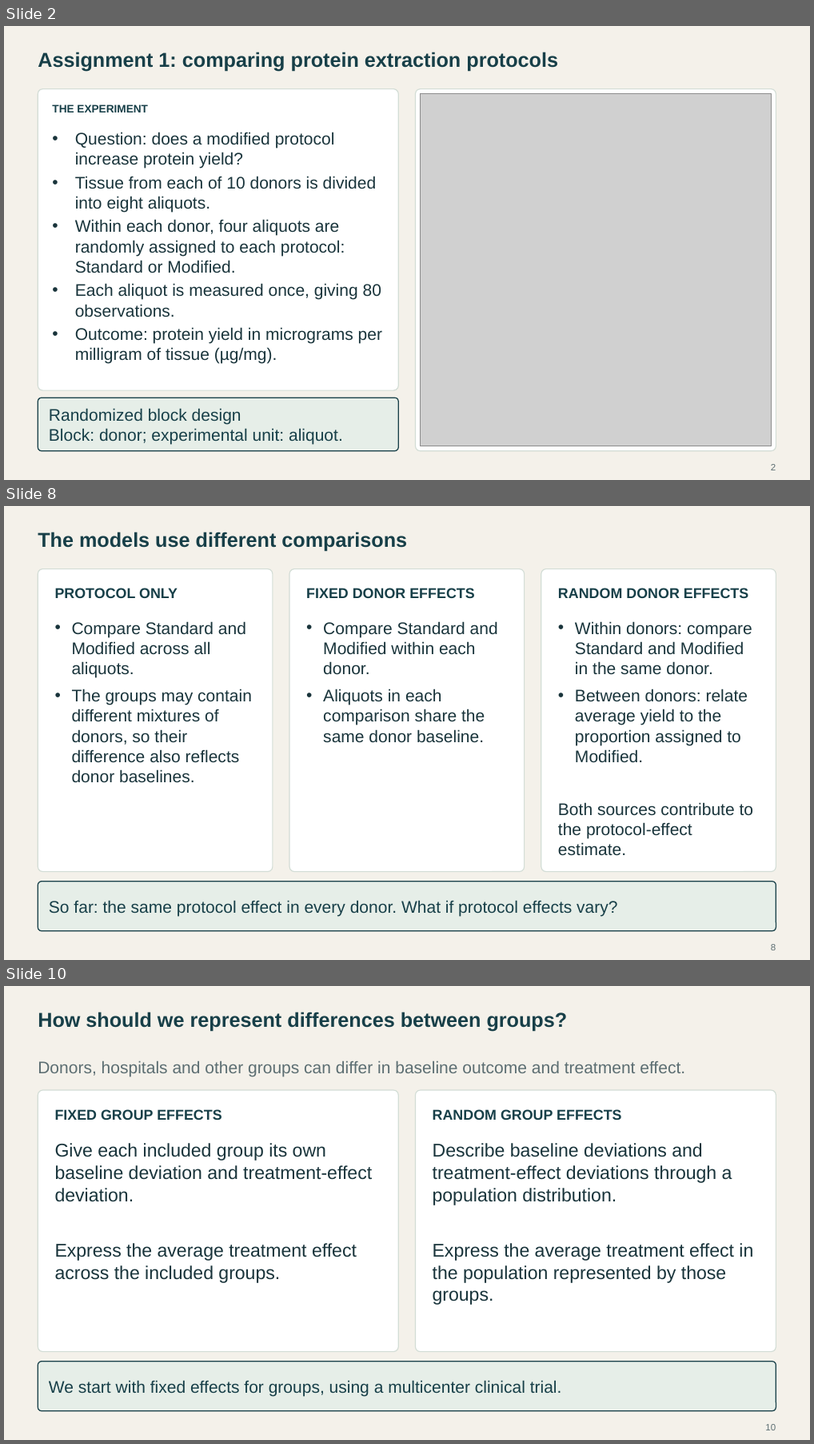
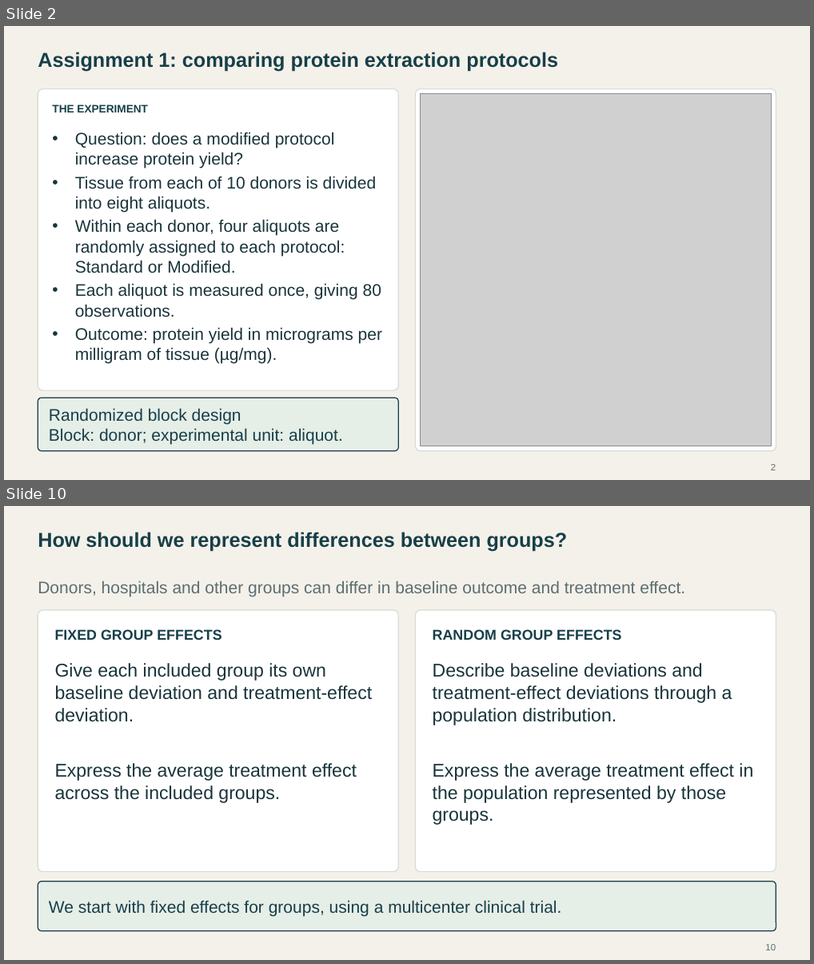
Before and after one commit to Postmus/BeyondMLR, a slide deck: lectures_2627/week2/Beyond_MLR_Week_2.pptx. Shown one above the other, each under a label of ours: slides 2, 8 and 10 before the commit, slides 2 and 10 after it; the slides between them are not shown. The pictures are 814x1444 and 814x964 pixels, drawn with LibreOffice and Linux fonts; fonts in the diff are those of the drawing; grey boxes stand for pictures. Boxes give left, top, right and bottom in pixels: in the first picture for what was removed or moved away, otherwise in the second. Text is boxed around its words. In the diff, an @@ line names an element or a change of style, - is before the commit and + after.

```diff
--- a/lectures_2627/week2/Beyond_MLR_Week_2.pptx
+++ b/lectures_2627/week2/Beyond_MLR_Week_2.pptx
@@ slide 8 removed at (x1=4, y1=506, x2=810, y2=960), background #F4F1EA @@
@@ text removed at (x1=38, y1=532, x2=407, y2=552) @@
-The models use different comparisons
@@ rounded rectangle removed at (x1=38, y1=569, x2=273, y2=872) @@
@@ rounded rectangle removed at (x1=290, y1=569, x2=524, y2=872) @@
@@ rounded rectangle removed at (x1=542, y1=569, x2=777, y2=872) @@
@@ text removed at (x1=55, y1=588, x2=178, y2=598) @@
-PROTOCOL ONLY
@@ text removed at (x1=306, y1=588, x2=474, y2=598) @@
-FIXED DONOR EFFECTS
@@ text removed at (x1=558, y1=588, x2=749, y2=598) @@
-RANDOM DONOR EFFECTS
@@ text removed at (x1=72, y1=621, x2=246, y2=678) @@
-• Compare Standard and Modified across all aliquots.
@@ text removed at (x1=323, y1=621, x2=498, y2=675) @@
-• Compare Standard and Modified within each donor.
@@ text removed at (x1=575, y1=621, x2=753, y2=675) @@
-• Within donors: compare Standard and Modified in the same donor.
@@ text removed at (x1=72, y1=688, x2=252, y2=783) @@
-• The groups may contain different mixtures of donors, so their difference also reflects donor baselines.
@@ text removed at (x1=323, y1=688, x2=485, y2=743) @@
-• Aliquots in each comparison share the same donor baseline.
@@ text removed at (x1=575, y1=688, x2=749, y2=763) @@
-• Between donors: relate average yield to the proportion assigned to Modified.
@@ text removed at (x1=558, y1=802, x2=754, y2=856) @@
-Both sources contribute to the protocol-effect estimate.
@@ rounded rectangle removed at (x1=38, y1=881, x2=777, y2=931) @@
@@ text removed at (x1=49, y1=900, x2=618, y2=916) @@
-So far: the same protocol effect in every donor. What if protocol effects vary?
@@ page number removed at (x1=771, y1=944, x2=776, y2=950) @@
-8
```
Also in this commit, not shown: 1 slide changed, 6 slides added, 5 other slides removed, 24 other files.
